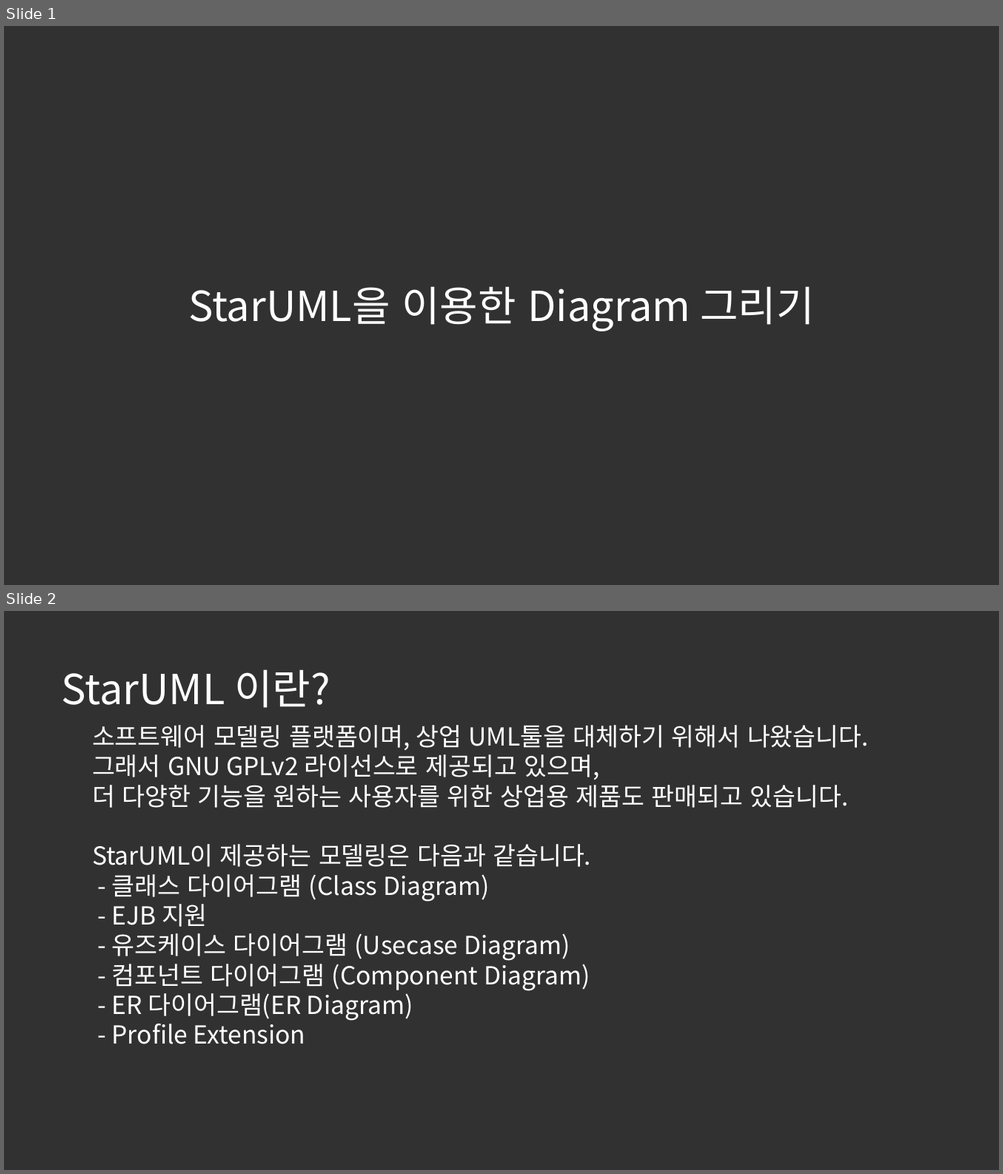
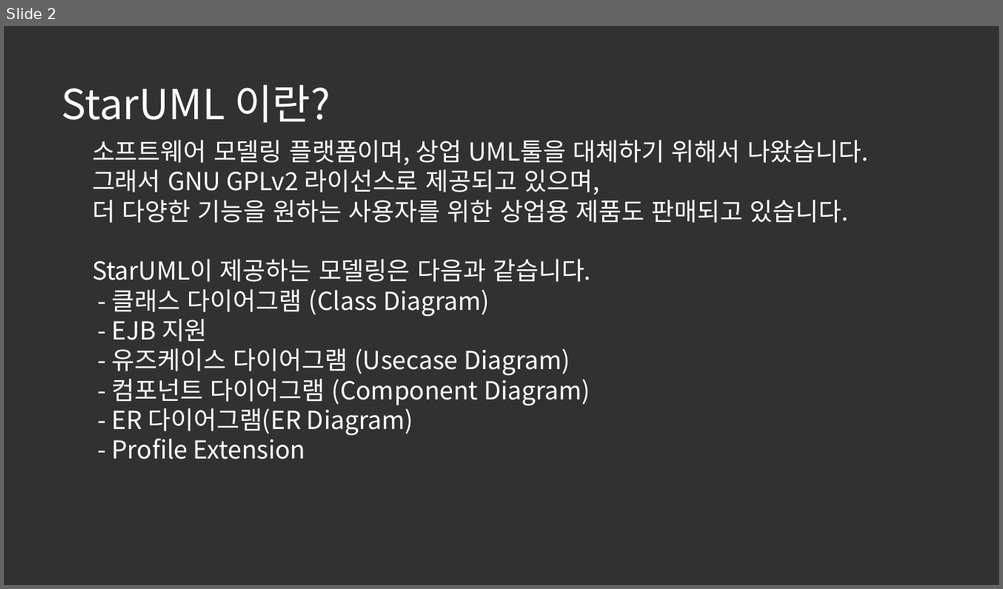
Before and after one commit to DevKimYj/CPPC, a slide deck: 교육자료/02. SW 설계 도구편/01. StarUML/01. StarUML이란 무엇인가.pptx. Shown one above the other, each under a label of ours: slides 1 and 2 before the commit, slide 2 after it. The pictures are 1003x1174 and 1003x589 pixels, drawn with LibreOffice and Linux fonts; fonts in the diff are those of the drawing. Boxes give left, top, right and bottom in pixels: in the first picture for what was removed or moved away, otherwise in the second. Text is boxed around its words. In the diff, an @@ line names an element or a change of style, - is before the commit and + after.

```diff
--- a/교육자료/02. SW 설계 도구편/01. StarUML/01. StarUML이란 무엇인가.pptx
+++ b/교육자료/02. SW 설계 도구편/01. StarUML/01. StarUML이란 무엇인가.pptx
@@ slide 1 removed at bbox=[4, 26, 999, 585], background #313131 @@
@@ text removed at bbox=[188, 286, 814, 332] @@
-StarUML을 이용한 Diagram 그리기
```
Also in this commit, not shown: 1 slide added, 1 other file.
